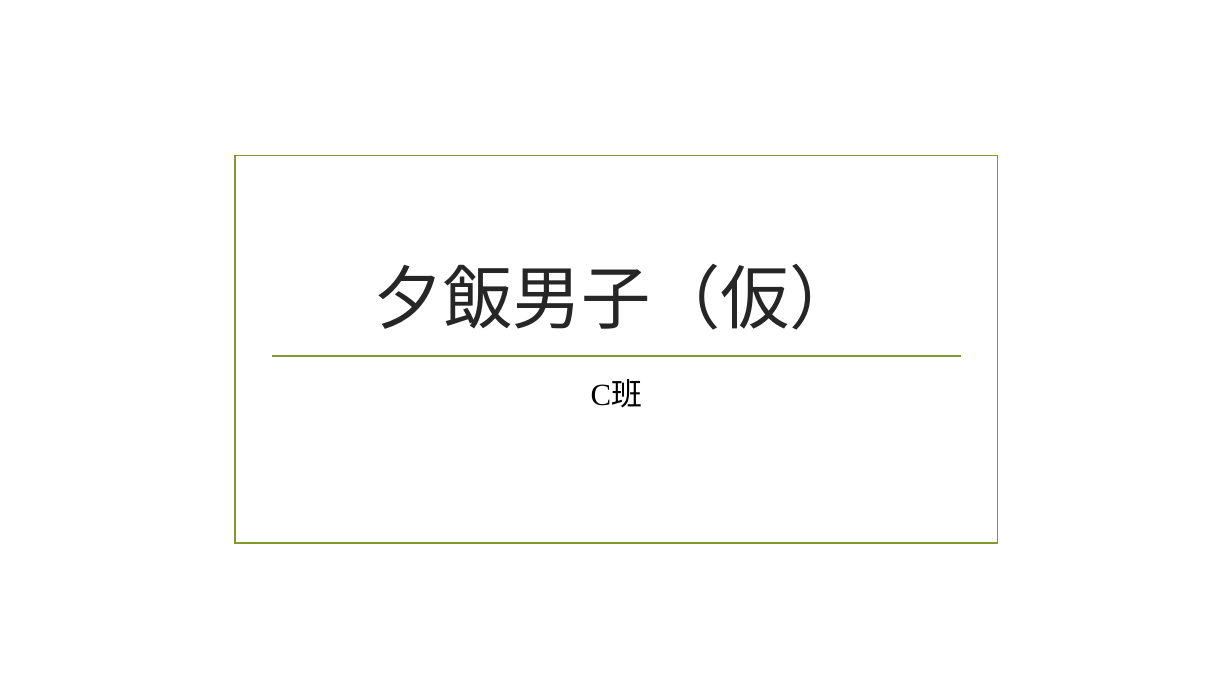
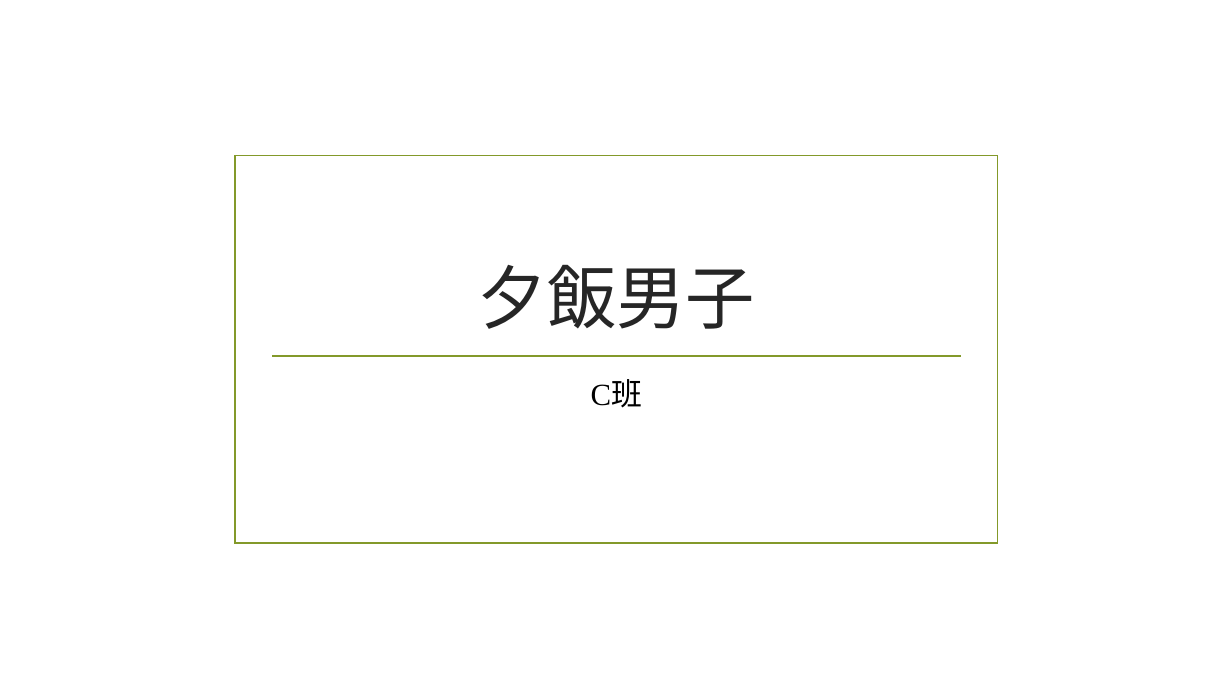
Before and after one commit to kistC-2/Talkprogram, a slide deck: slide 1 of グループ制作C班.pptx. Drawn at 1232x693 pixels with LibreOffice and Linux fonts; fonts in the diff are those of the drawing; background and template pictures are left out. Boxes give left, top, right and bottom in pixels: in the first picture for what was removed or moved away, otherwise in the second. Text is boxed around its words. In the diff, an @@ line names an element or a change of style, - is before the commit and + after.

```diff
--- a/グループ制作C班.pptx
+++ b/グループ制作C班.pptx
@@ title at box(478, 264, 755, 329): text changed @@
-夕飯男子（仮）
+夕飯男子
```
Also in this commit, not shown: 1 other file.
